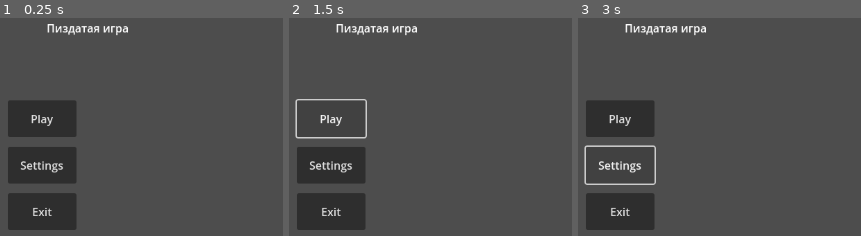
Above: before the commit, frames 1-3 (left to right).
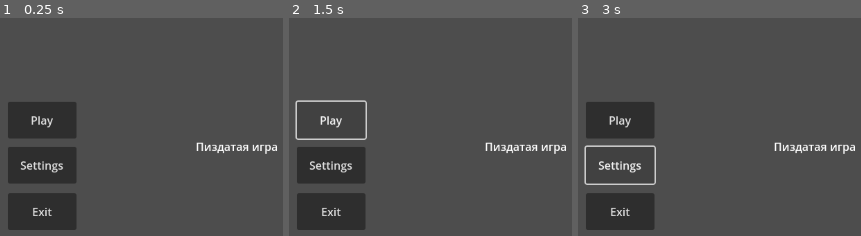
Above: after the commit, the same moments.

Repository: Ruarhid/GODOT_P
Game: Godot game, scene res://node_2d.tscn
Two runs of this game, one before a commit and one after it. Both use one fixed random seed, a clock stepped at 60 frames per second and the inputs below.
Inputs:
- Up to frame 1 (0.25 s): no input
- Up to frame 2 (1.5 s): click "Play" at 0.5 s; click "Play" at 1.25 s
- Up to frame 3 (3 s): click "Play" at 2 s; click "Settings" at 2.75 s

The runs differ from the first frame. In frame 1, 1.7% of the frame differs, in the area x 3-98%, y 2-63%; in frame 2, 2.0%, in the area x 2-98%, y 2-63%; in frame 3, 1.7%.

Commit message:
Update node_2d.tscn

Diff:
--- a/node_2d.tscn
+++ b/node_2d.tscn
@@ -4,9 +4,9 @@
 
 [node name="Button" type="Button" parent="."]
 offset_left = 56.0
-offset_top = 142.0
+offset_top = 144.0
 offset_right = 155.0
-offset_bottom = 195.0
+offset_bottom = 197.0
 text = "Play"
 
 [node name="Button2" type="Button" parent="."]
@@ -24,8 +24,8 @@
 text = "Exit"
 
 [node name="Label" type="Label" parent="."]
-offset_left = 112.0
-offset_top = 26.0
-offset_right = 549.0
-offset_bottom = 129.0
+offset_left = 327.0
+offset_top = 197.0
+offset_right = 764.0
+offset_bottom = 300.0
 text = "Пиздатая игра"
